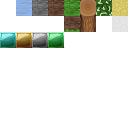
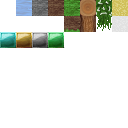
Comparing the layer stacks of the two 128px x 128px images. Changes:
added layer "Layer 4" above "Layer 3 copy 3" over (97, 14, 112, 31)
